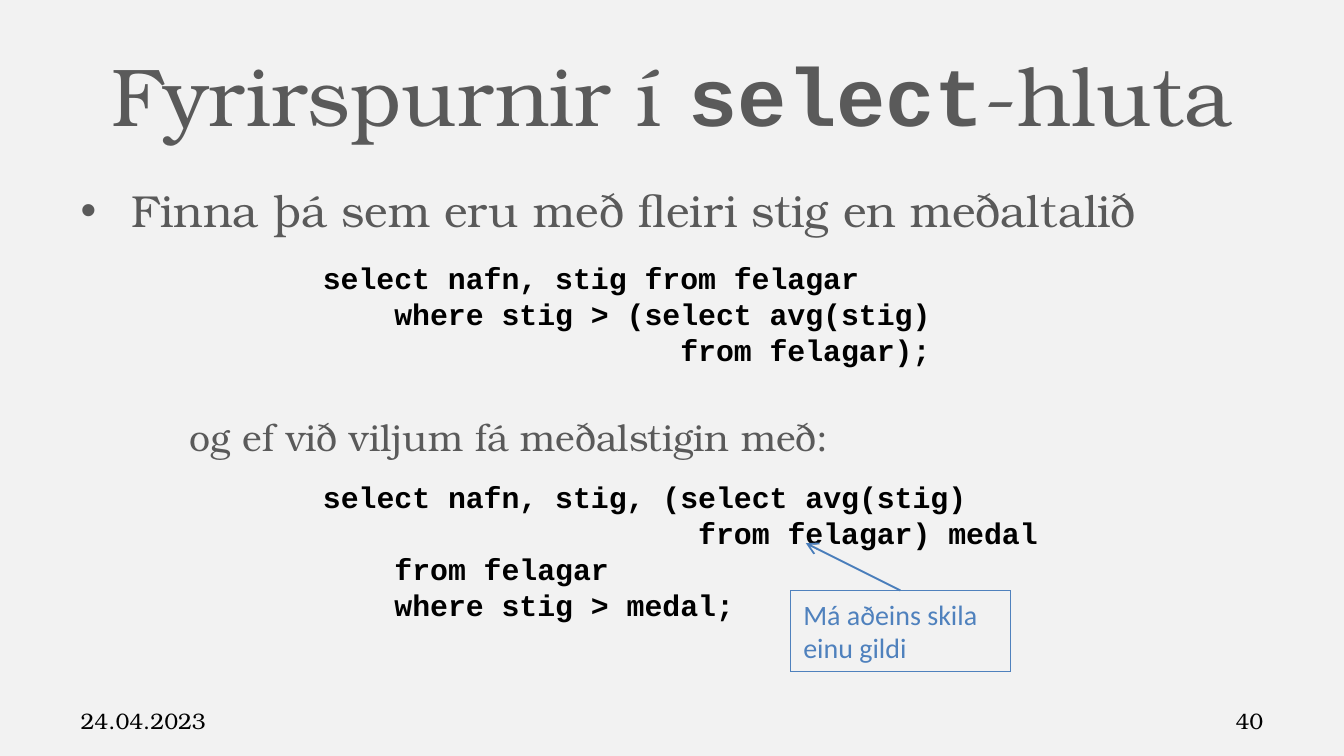
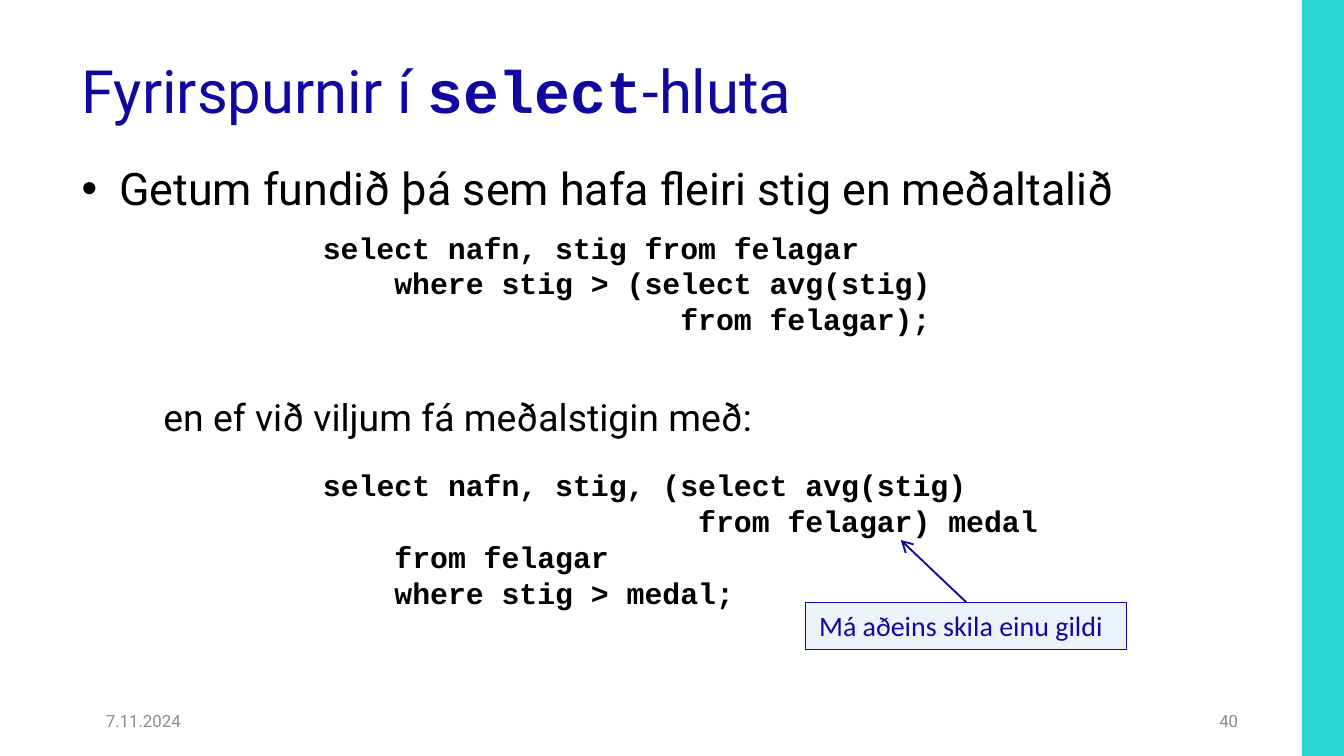
Before and after one commit to Hjalmtyr/SQL2, a slide deck: slide 40 of SQL-II.pptx. Drawn at 1344x756 pixels with LibreOffice and Linux fonts; fonts in the diff are those of the drawing; background and template pictures are left out. Boxes give left, top, right and bottom in pixels: in the first picture for what was removed or moved away, otherwise in the second. Text is boxed around its words. In the diff, an @@ line names an element or a change of style, - is before the commit and + after.

Commit message:
Fyrir námskeið í nóv. 2024

```diff
--- a/SQL-II.pptx
+++ b/SQL-II.pptx
@@ background #F2F2F2 to #FFFFFF @@
@@ rectangle added at <box>1302,0,1344,756</box>, fill #2AD5D3 @@
@@ title "Fyrirspurnir í select-hluta": place and size @@
-title "Fyrirspurnir í select-hluta" at <box>111,67,1233,145</box>
+title "Fyrirspurnir í select-hluta" at <box>82,68,791,126</box>
@@ title "Fyrirspurnir í select-hluta" at <box>82,68,791,126</box>: size 44 to 32 pt, text colour #5A5A5A to #10099F; font TeX Gyre Bonum to Roboto in "Fyrirspurnir í select-hluta"; alignment centre to left; line spacing 1 to 0.9; vertical alignment middle to bottom @@
@@ text at <box>119,170,1113,439</box>: text changed; font TeX Gyre Bonum to Roboto; text colour #5A5A5A to #000000 @@
-• Finna þá sem eru með fleiri stig en meðaltalið
-  og ef við viljum fá meðalstigin með:
+• Getum fundið þá sem hafa fleiri stig en meðaltalið
+  en ef við viljum fá meðalstigin með:
@@ text "select nafn, stig from felagar": place and size @@
-text "select nafn, stig from felagar" at <box>323,268,931,368</box>
+text "select nafn, stig from felagar" at <box>323,237,931,337</box>
@@ text "select nafn, stig, (select avg(stig)": place and size @@
-text "select nafn, stig, (select avg(stig)" at <box>323,487,1037,623</box>
+text "select nafn, stig, (select avg(stig)" at <box>323,475,1037,611</box>
@@ arrow moved from (900, 590) - (806, 543) to (966, 602) - (900, 540) @@
@@ arrow (966, 602) - (900, 540): stroke #4B7EBC 1 pt to #10099F 1 pt @@
@@ rectangle "Má aðeins skila einu gildi": place and size @@
-rectangle "Má aðeins skila einu gildi" at <box>790,590,1011,672</box>
+rectangle "Má aðeins skila einu gildi" at <box>806,602,1128,649</box>
@@ rectangle "Má aðeins skila einu gildi" at <box>806,602,1128,649</box>: text colour #4F81BD to #10099F; fill none to #C6D9F1 at 30% opacity; outline #4F81BD 0.75 pt to #10099F 0.75 pt @@
@@ text at <box>106,715,181,727</box>: text changed; size 12 to 9 pt; font TeX Gyre Bonum to Roboto; text colour #000000 to #8C8C8C @@
-24.04.2023
+7.11.2024
@@ page number: place and size @@
-page number at <box>1236,713,1264,730</box>
+page number at <box>1219,715,1238,727</box>
@@ page number at <box>1219,715,1238,727</box>: size 12 to 9 pt, font TeX Gyre Bonum to Roboto, text colour #000000 to #8C8C8C @@
```
Also in this commit, not shown: 81 other slides changed, 21 other files.
